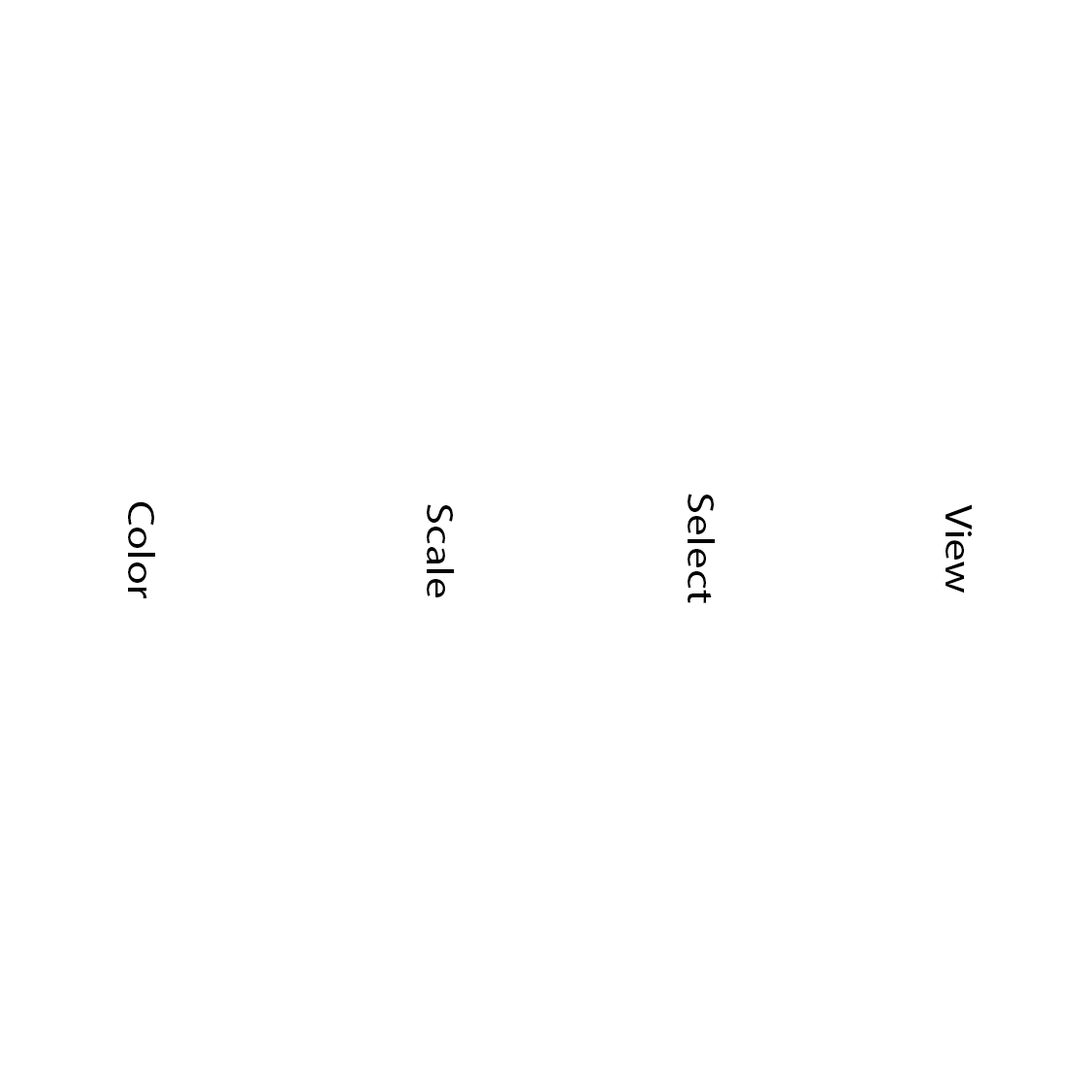
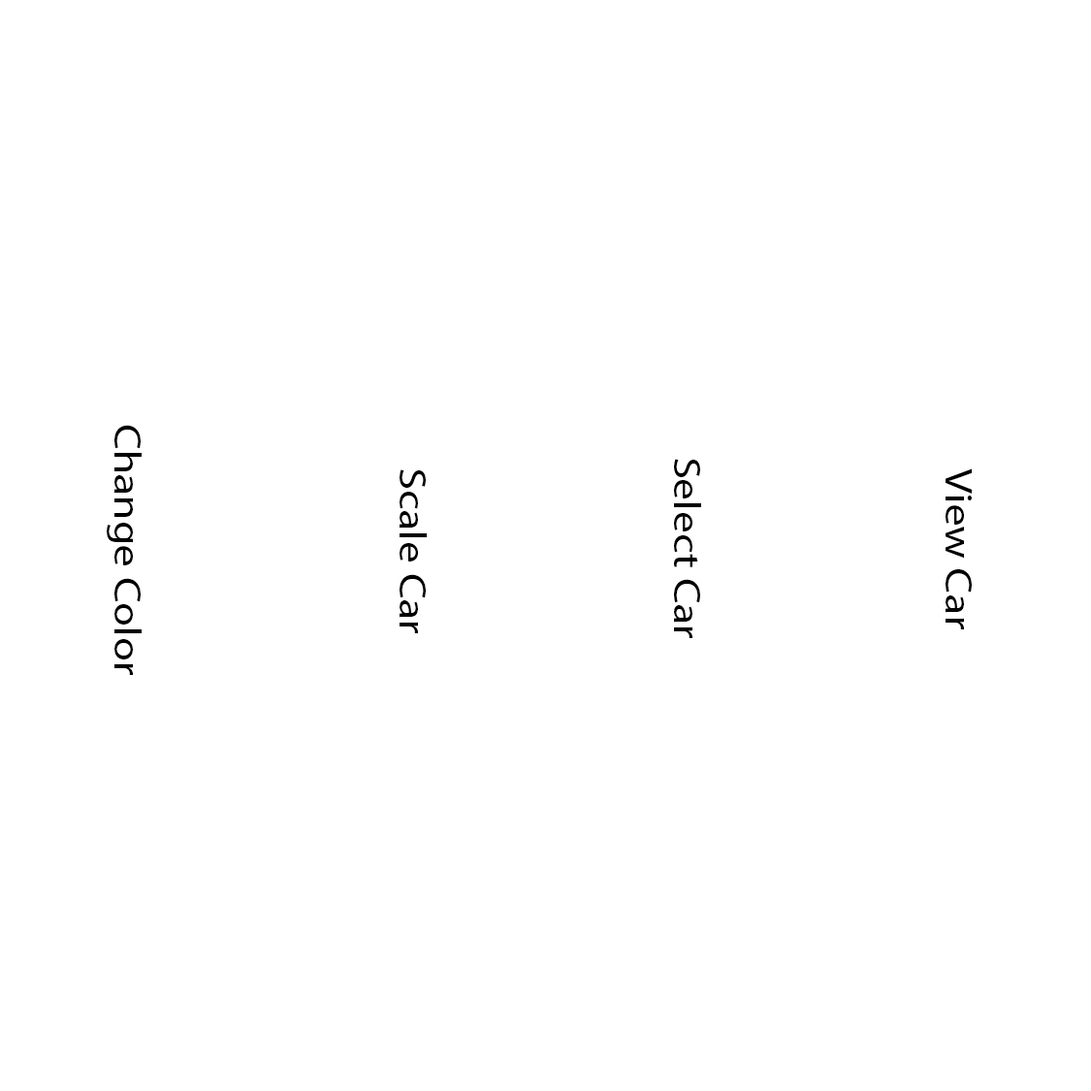
Before/after of a 1091px x 1091px layered artwork. What changed in the layer stack:
renamed "Color" to "Change Color", painted on it over [106, 424, 156, 676]
renamed "Scale" to "Scale Car", painted on it over [399, 469, 455, 634]
renamed "Select" to "Select Car", painted on it over [674, 458, 716, 639]
renamed "View" to "View Car", painted on it over [945, 468, 973, 630]
